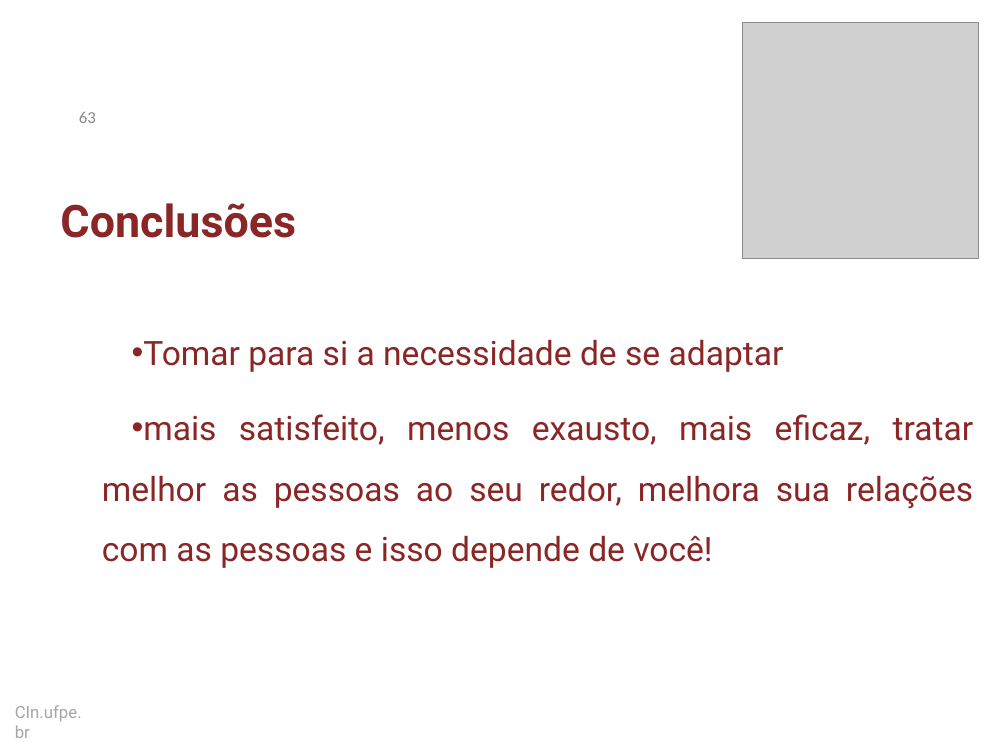
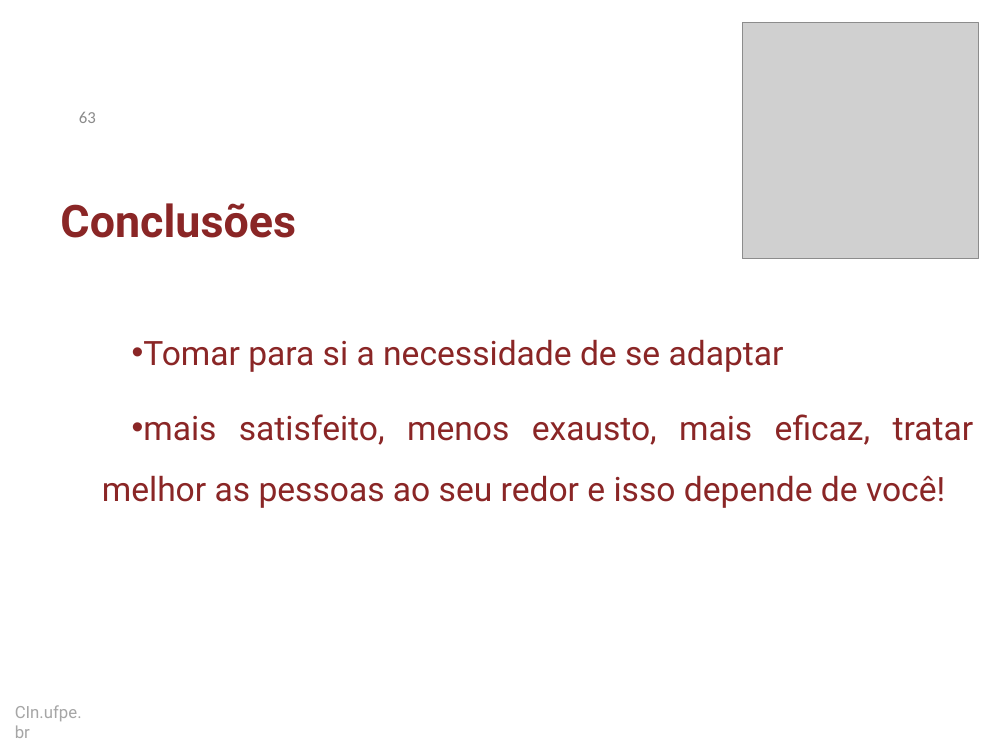
Before and after one commit to dan1lo/doutoradoR, a slide deck: slide 63 of apresentacao doutorado simplificado.pptx. Drawn at 1008x756 pixels with LibreOffice and Linux fonts; fonts in the diff are those of the drawing; grey boxes stand for pictures; background and template pictures are left out. Boxes give left, top, right and bottom in pixels: in the first picture for what was removed or moved away, otherwise in the second. Text is boxed around its words. In the diff, an @@ line names an element or a change of style, - is before the commit and + after.

```diff
--- a/apresentacao doutorado simplificado.pptx
+++ b/apresentacao doutorado simplificado.pptx
@@ text at [102, 414, 974, 508]: text changed @@
-• mais satisfeito, menos exausto, mais eficaz, tratar melhor as pessoas ao seu redor, melhora sua relações com as pessoas e isso depende de você!
+• mais satisfeito, menos exausto, mais eficaz, tratar melhor as pessoas ao seu redor e isso depende de você!
```
Also in this commit, not shown: 3 other slides changed, 3 other files.
